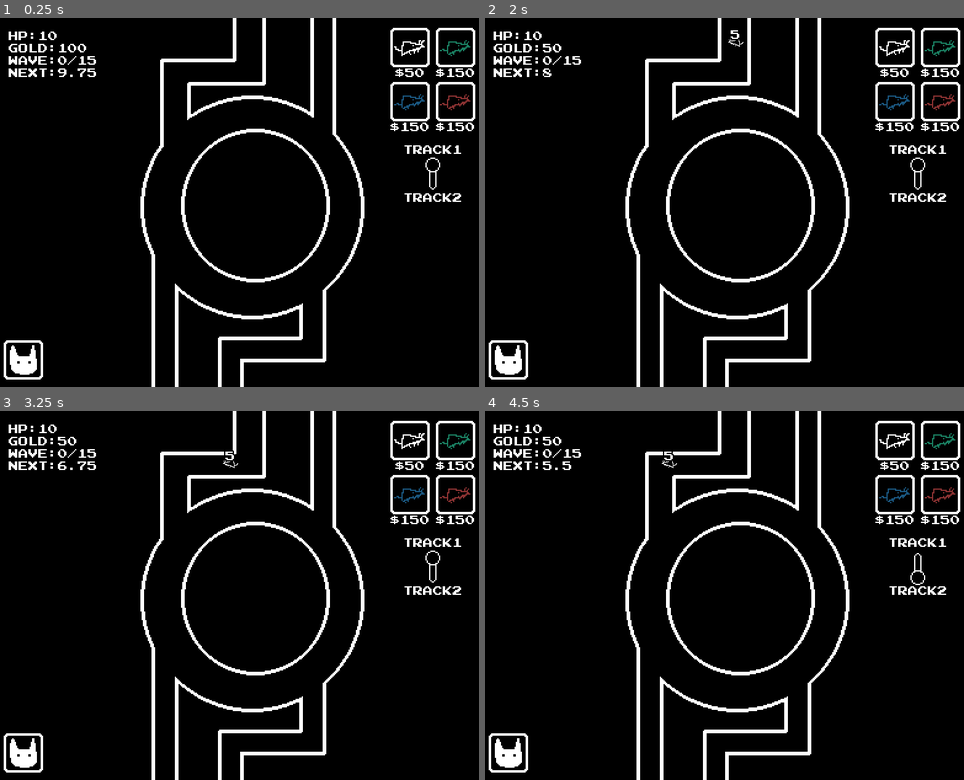
Above: before the commit, frames 1-4 (two rows, left to right).
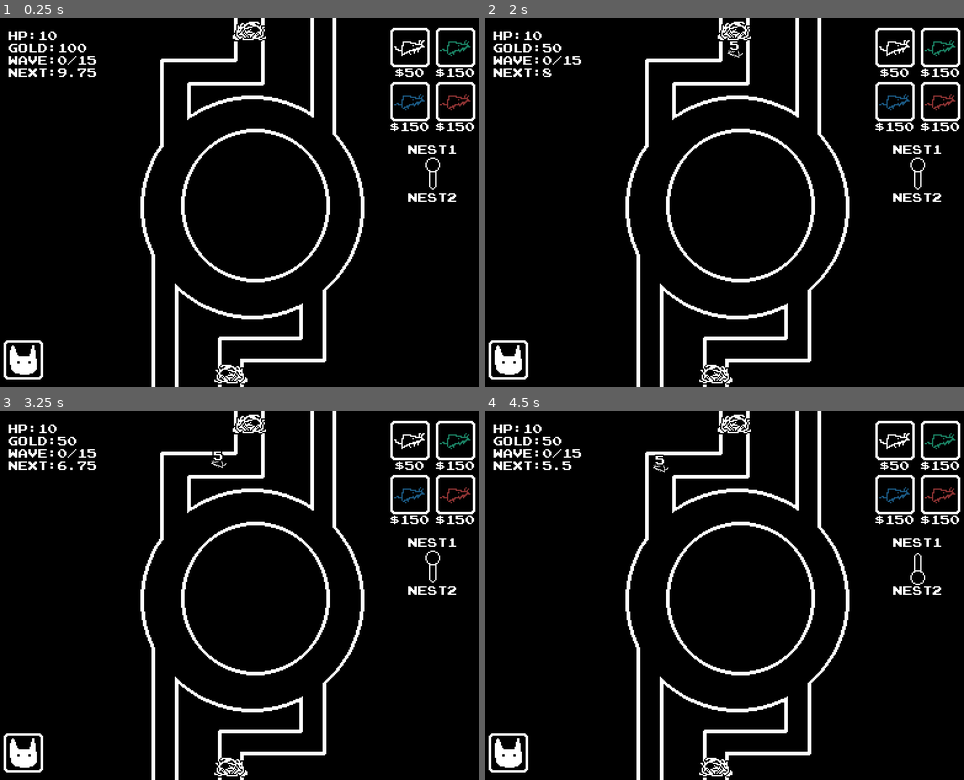
Above: after the commit, the same moments.

Repository: andymjchang/gmtk-2023
Game: Godot game, scene res://Scenes/Main.tscn
Two runs of this game, one before a commit and one after it. Both use one fixed random seed, a clock stepped at 60 frames per second and the inputs below.
Inputs (mouse positions are in pixels of both pictures, inside the frame that each line leads up to):
- Up to frame 1 (0.25 s): no input
- Up to frame 2 (2 s): tap Enter at 0.5 s; move the mouse to (508, 361) at 0.52 s; click (508, 361) at 0.6 s; tap Space at 1.25 s; move the mouse to (896, 47) at 1.27 s; click (896, 47) at 1.35 s
- Up to frame 3 (3.25 s): move the mouse to (455, 440) at 2.02 s; click (455, 440) at 2.1 s; move the mouse to (411, 495) at 2.77 s; click (411, 495) at 2.85 s
- Up to frame 4 (4.5 s): move the mouse to (940, 495) at 3.52 s; click (940, 495) at 3.6 s; move the mouse to (916, 565) at 4.27 s; click (916, 565) at 4.35 s

The runs differ from the first frame. In frame 1, 0.7% of the frame differs, in the area x 44-97%, y 0-100%; in frame 2, 0.7%; in frame 3, 0.8%; in frame 4, 0.8%, in the area x 35-97%, y 0-100%.

Commit message:
art changes

Diff:
--- a/Scenes/Main.gd
+++ b/Scenes/Main.gd
@@ -6,6 +6,7 @@
 var playerGold := 100
 var currentWave := 0
 var totalWaves := 15
+onready var trackID = get_node("Track1")
 
 func _ready():
 	randomize()
@@ -41,26 +42,28 @@
 	print(towerNode.name + "dmg + 1")
 	towerNode.bulletDmg += 1
 
-func place_unit(track, p_cost):
+func place_unit(p_cost):
 	if playerGold >= p_cost:
-		track.add_child(unitScene.instance())
+		trackID.add_child(unitScene.instance())
 		playerGold -= p_cost
 
 func _on_WaveTimer_timeout():
 	new_wave()
 
 func _on_RatButton1_pressed():
-	place_unit($Track1, 50)
+	place_unit(50)
 func _on_RatButton2_pressed():
-	place_unit($Track1, 150)
+	place_unit(150)
 func _on_RatBuutton3_pressed():
-	place_unit($Track1, 150)
+	place_unit(150)
 func _on_RatButton4_pressed():
-	place_unit($Track1, 150)
+	place_unit(150)
 
 func _on_ToggleArea2D_input_event(_viewport, _event, _shape_idx):
 	if Input.is_action_just_pressed("mouse_left"):
 		if toggleNode.frame == 0:
 			toggleNode.frame = 1
+			trackID = get_node("Track2")
 		else:
 			toggleNode.frame = 0
+			trackID = get_node("Track1")
--- a/Scenes/Main.tscn
+++ b/Scenes/Main.tscn
@@ -9,22 +9,20 @@
 [ext_resource path="res://Assets/placeholder_object2.png" type="Texture" id=7]
 [ext_resource path="res://Resources/default_font.tres" type="DynamicFont" id=8]
 [ext_resource path="res://Assets/toggle.png" type="Texture" id=9]
+[ext_resource path="res://Assets/rat_nest.png" type="Texture" id=10]
 
 [sub_resource type="RectangleShape2D" id=3]
 extents = Vector2( 7.5, 14.5 )
 
 [sub_resource type="Curve2D" id=1]
 _data = {
-"points": PoolVector2Array( 0, 0, 0, 0, 157, 2, 0, 0, 0, 0, 156, 44, 0, 0, 0, 0, 95, 44, 0, 0, 0, 0, 96, 107, 0, 0, 0, 0, 85, 125, 0, 0, 0, 0, 83, 142, 0, 0, 0, 0, 84, 156, 0, 0, 0, 0, 88, 169, 0, 0, 0, 0, 93, 180, 0, 0, 0, 0, 102, 192, 0, 0, 0, 0, 116, 204, 0, 0, 0, 0, 132, 216, 0, 0, 0, 0, 153, 221, 0, 0, 0, 0, 178, 223, 0, 0, 0, 0, 201, 215, 0, 0, 0, 0, 217, 202, 0, 0, 0, 0, 226, 185, 0, 0, 0, 0, 228, 166, 0, 0, 0, 0, 230, 147, 0, 0, 0, 0, 228, 126, 0, 0, 0, 0, 221, 112, 0, 0, 0, 0, 214, 98, 0, 0, 0, 0, 215, 80, 0, 0, 0, 0, 215, 63, 0, 0, 0, 0, 215, 1 )
+"points": PoolVector2Array( 0, 0, 0, 0, 156, 11, 0, 0, 0, 0, 156, 44, 0, 0, 0, 0, 95, 44, 0, 0, 0, 0, 96, 109, 0, 0, 0, 0, 89, 124, 0, 0, 0, 0, 85, 141, 0, 0, 0, 0, 85, 155, 0, 0, 0, 0, 88, 169, 0, 0, 0, 0, 93, 180, 0, 0, 0, 0, 101, 198, 0, 0, 0, 0, 115, 211, 0, 0, 0, 0, 132, 223, 0, 0, 0, 0, 155, 230, 0, 0, 0, 0, 180, 226, 0, 0, 0, 0, 201, 215, 0, 0, 0, 0, 217, 202, 0, 0, 0, 0, 226, 185, 0, 0, 0, 0, 228, 166, 0, 0, 0, 0, 230, 147, 0, 0, 0, 0, 228, 126, 0, 0, 0, 0, 221, 112, 0, 0, 0, 0, 215, 98, 0, 0, 0, 0, 215, 80, 0, 0, 0, 0, 215, 63, 0, 0, 0, 0, 215, 0 )
 }
 
 [sub_resource type="Curve2D" id=2]
 _data = {
-"points": PoolVector2Array( 0, 0, 0, 0, 141, 300, 0, 0, 0, 0, 141, 269, 0, 0, 0, 0, 208, 269, 0, 0, 0, 0, 209, 209, 0, 0, 0, 0, 222, 194, 0, 0, 0, 0, 227, 179, 0, 0, 0, 0, 230, 158, 0, 0, 0, 0, 230, 139, 0, 0, 0, 0, 227, 122, 0, 0, 0, 0, 218, 109, 0, 0, 0, 0, 209, 99, 0, 0, 0, 0, 196, 91, 0, 0, 0, 0, 178, 86, 0, 0, 0, 0, 161, 83, 0, 0, 0, 0, 140, 83, 0, 0, 0, 0, 126, 87, 0, 0, 0, 0, 108, 96, 0, 0, 0, 0, 99, 104, 0, 0, 0, 0, 90, 114, 0, 0, 0, 0, 85, 124, 0, 0, 0, 0, 84, 143, 0, 0, 0, 0, 85, 159, 0, 0, 0, 0, 88, 173, 0, 0, 0, 0, 89, 191, 0, 0, 0, 0, 88, 201, 0, 0, 0, 0, 87, 285, 0, 0, 0, 0, 84, 292 )
+"points": PoolVector2Array( 0, 0, 0, 0, 141, 290, 0, 0, 0, 0, 141, 269, 0, 0, 0, 0, 207, 269, 0, 0, 0, 0, 207, 209, 0, 0, 0, 0, 222, 194, 0, 0, 0, 0, 227, 179, 0, 0, 0, 0, 230, 158, 0, 0, 0, 0, 230, 139, 0, 0, 0, 0, 227, 122, 0, 0, 0, 0, 221, 109, 0, 0, 0, 0, 210, 98, 0, 0, 0, 0, 198, 88, 0, 0, 0, 0, 181, 80, 0, 0, 0, 0, 163, 77, 0, 0, 0, 0, 141, 79, 0, 0, 0, 0, 126, 86, 0, 0, 0, 0, 108, 96, 0, 0, 0, 0, 99, 104, 0, 0, 0, 0, 92, 116, 0, 0, 0, 0, 87, 126, 0, 0, 0, 0, 84, 143, 0, 0, 0, 0, 85, 159, 0, 0, 0, 0, 88, 173, 0, 0, 0, 0, 89, 191, 0, 0, 0, 0, 88, 201, 0, 0, 0, 0, 87, 300 )
 }
-
-[sub_resource type="RectangleShape2D" id=4]
-extents = Vector2( 50, 50 )
 
 [node name="Main" type="Node2D" groups=["MainNode"]]
 position = Vector2( 50, 0 )
@@ -39,6 +37,15 @@
 [node name="PlaceholderBg" type="Sprite" parent="."]
 texture = ExtResource( 3 )
 centered = false
+
+[node name="RatNest" type="Sprite" parent="PlaceholderBg"]
+position = Vector2( 141, 283 )
+texture = ExtResource( 10 )
+
+[node name="RatNest2" type="Sprite" parent="PlaceholderBg"]
+position = Vector2( 155, 4 )
+scale = Vector2( -1, 1 )
+texture = ExtResource( 10 )
 
 [node name="PlacementDetectorGroup" type="Node2D" parent="."]
 
@@ -133,8 +140,8 @@
 mouse_filter = 2
 custom_fonts/normal_font = ExtResource( 8 )
 bbcode_enabled = true
-bbcode_text = "[center]TRACK1[center]"
-text = "TRACK1"
+bbcode_text = "[center]NEST1[center]"
+text = "NEST1"
 
 [node name="Track2Label" type="RichTextLabel" parent="PlacementDetectorGroup/Toggle"]
 margin_left = -34.5
@@ -144,8 +151,8 @@
 mouse_filter = 2
 custom_fonts/normal_font = ExtResource( 8 )
 bbcode_enabled = true
-bbcode_text = "[center]TRACK2[center]"
-text = "TRACK2"
+bbcode_text = "[center]NEST2[center]"
+text = "NEST2"
 
 [node name="ToggleArea2D" type="Area2D" parent="PlacementDetectorGroup/Toggle"]
 
@@ -157,43 +164,43 @@
 
 [node name="PrefabTest" parent="EnemyUnits" instance=ExtResource( 2 )]
 visible = false
-position = Vector2( 65, 139 )
+position = Vector2( 59, 139 )
 
 [node name="PrefabTest2" parent="EnemyUnits" instance=ExtResource( 2 )]
 visible = false
-position = Vector2( 251, 144 )
+position = Vector2( 258, 144 )
 
 [node name="PrefabTest3" parent="EnemyUnits" instance=ExtResource( 2 )]
 visible = false
-position = Vector2( 118, 106 )
+position = Vector2( 121, 106 )
 
 [node name="PrefabTest4" parent="EnemyUnits" instance=ExtResource( 2 )]
 visible = false
-position = Vector2( 195, 183 )
+position = Vector2( 191, 182 )
 
 [node name="PrefabTest5" parent="EnemyUnits" instance=ExtResource( 2 )]
 visible = false
-position = Vector2( 190, 229 )
+position = Vector2( 188, 233 )
 
 [node name="PrefabTest6" parent="EnemyUnits" instance=ExtResource( 2 )]
 visible = false
-position = Vector2( 105, 210 )
+position = Vector2( 106, 222 )
 
 [node name="PrefabTest7" parent="EnemyUnits" instance=ExtResource( 2 )]
 visible = false
-position = Vector2( 229, 207 )
+position = Vector2( 230, 208 )
 
 [node name="PrefabTest8" parent="EnemyUnits" instance=ExtResource( 2 )]
 visible = false
-position = Vector2( 197, 61 )
+position = Vector2( 197, 52 )
 
 [node name="PrefabTest9" parent="EnemyUnits" instance=ExtResource( 2 )]
 visible = false
-position = Vector2( 233, 81 )
+position = Vector2( 237, 81 )
 
 [node name="PrefabTest10" parent="EnemyUnits" instance=ExtResource( 2 )]
 visible = false
-position = Vector2( 114, 58 )
+position = Vector2( 118, 53 )
 
 [node name="Track1" type="Path2D" parent="."]
 curve = SubResource( 1 )
@@ -212,10 +219,6 @@
 [node name="WaveTimer" type="Timer" parent="."]
 wait_time = 10.0
 autostart = true
-
-[node name="CollisionShape2D" type="CollisionShape2D" parent="."]
-position = Vector2( 3, 148 )
-shape = SubResource( 4 )
 
 [connection signal="pressed" from="PlacementDetectorGroup/RatButton1" to="." method="_on_RatButton1_pressed"]
 [connection signal="pressed" from="PlacementDetectorGroup/RatButton2" to="." method="_on_RatButton2_pressed"]
Binary file changed: Assets/placeholder_bg.png
Binary file changed: Assets/placeholder_object3.png
Binary file added: Assets/placeholder_object4.png
Not shown, added: Assets/placeholder_object4.png.import
Binary file added: Assets/placeholder_object5.png
Not shown, added: Assets/placeholder_object5.png.import
Binary file added: Assets/placeholder_object6.png
Not shown, added: Assets/placeholder_object6.png.import
Binary file added: Assets/rat_nest.png
Not shown, added: Assets/rat_nest.png.import
